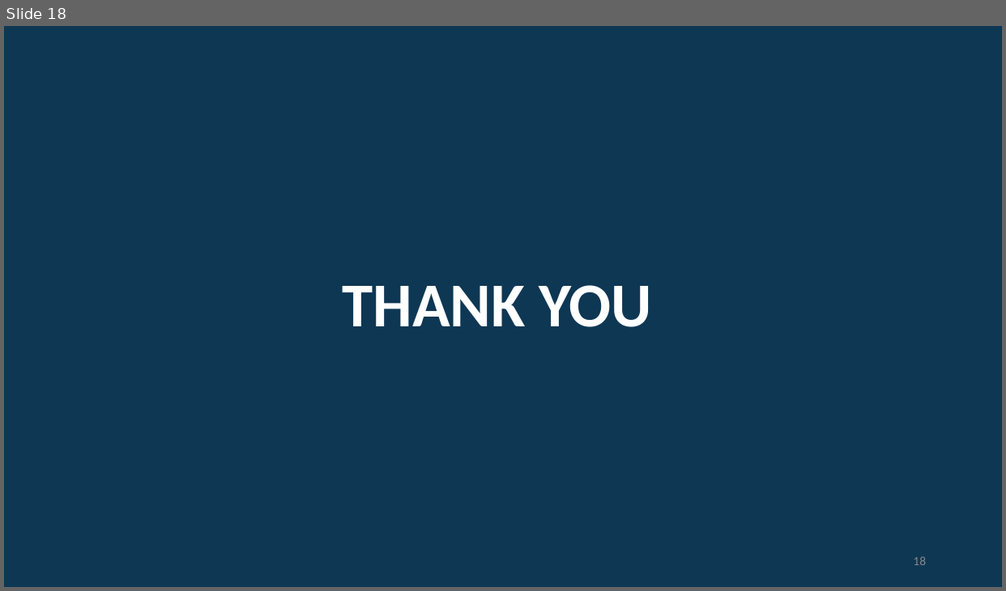
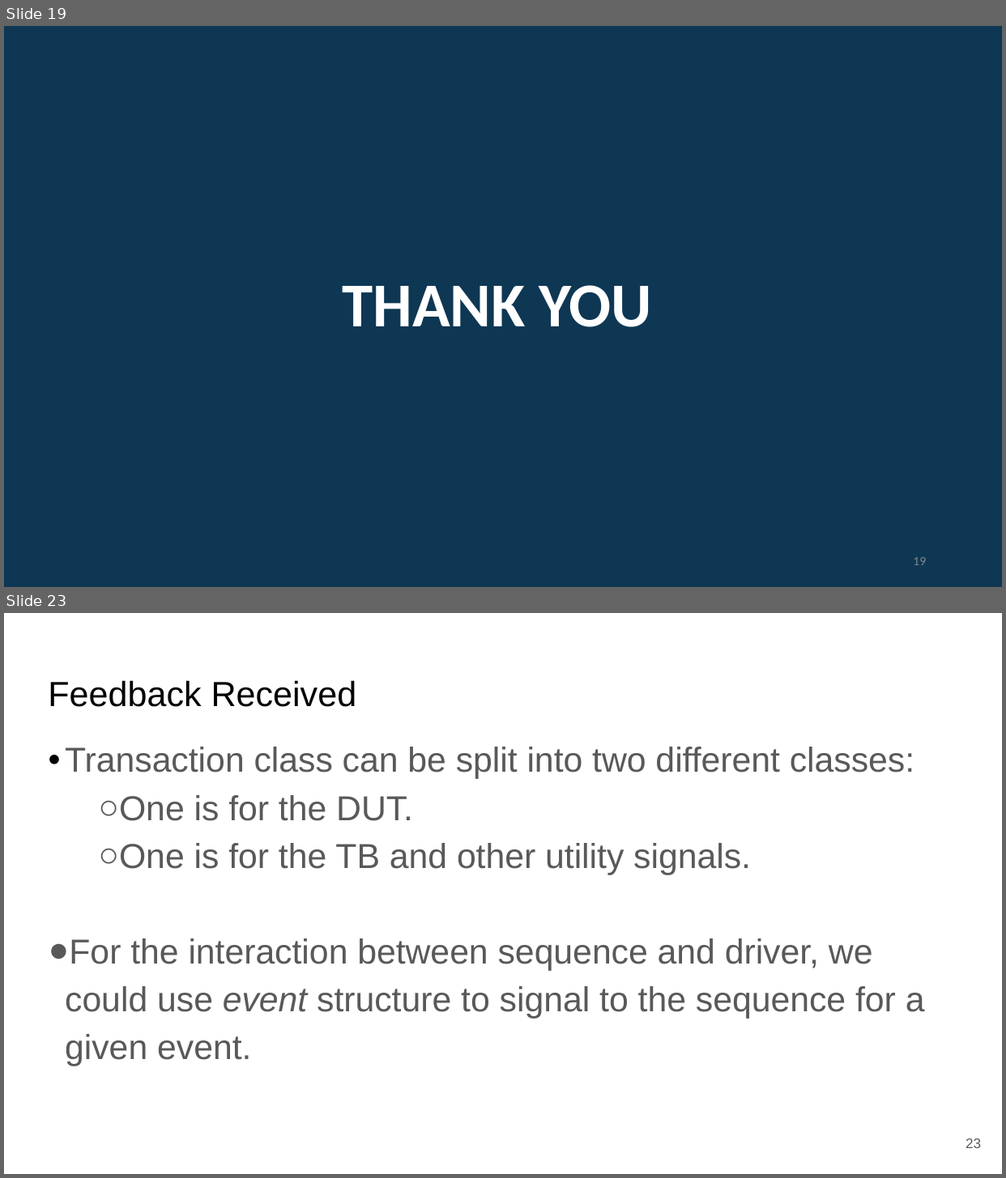
Before and after one commit to yongyw123/spi_uvm, a slide deck: doc/slide.pptx. Shown one above the other, each under a label of ours: slide 18 before the commit, slides 19 and 23 after it; the slides between them are not shown. The pictures are 1006x591 and 1006x1178 pixels, drawn with LibreOffice and Linux fonts; fonts in the diff are those of the drawing. Boxes give left, top, right and bottom in pixels: in the first picture for what was removed or moved away, otherwise in the second. Text is boxed around its words. In the diff, an @@ line names an element or a change of style, - is before the commit and + after.

Commit message:
[DOC] included the feedbacks received.

```diff
--- a/doc/slide.pptx
+++ b/doc/slide.pptx
@@ slide 23 added at [4,613,1002,1174], background #FFFFFF @@
@@ title added at [48,680,357,707], 25.2 pt, text #000000 @@
+Feedback Received
@@ text added at [49,747,925,1067], 25 pt, text #595959 @@
+• Transaction class can be split into two different classes:
+  ○ One is for the DUT.
+  ○ One is for the TB and other utility signals.
+● For the interaction between sequence and driver, we could use event structure to signal to the sequence for a given event.
@@ page number added at [965,1139,981,1148], 10 pt, text #595959 @@
+23
@@ what was slide 18 is now slide 19 @@
@@ page number at [913,557,926,565]: text changed @@
-18
+19
```
Also in this commit, not shown: 11 slides changed, 3 other slides added.
